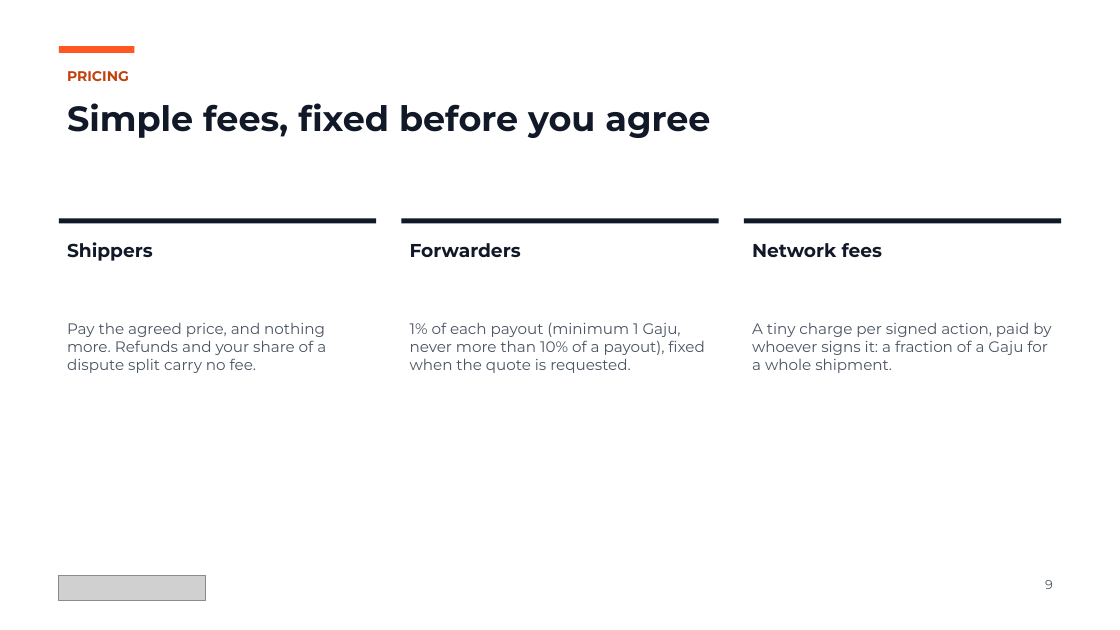
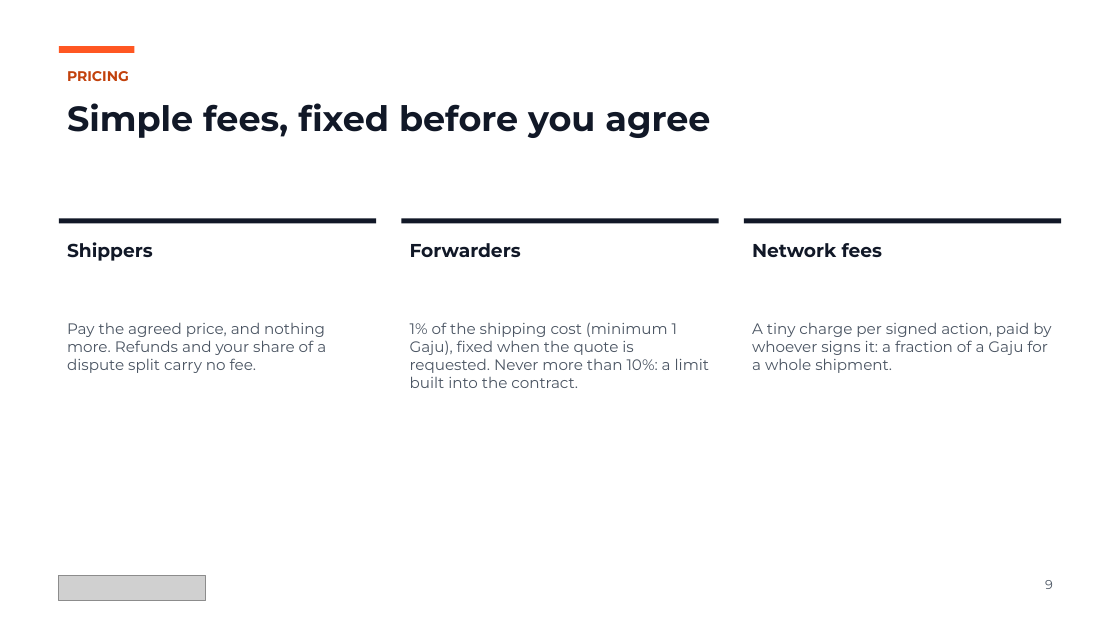
Before and after one commit to shanepreater/gajufreight, a slide deck: slide 9 of docs/pitch/gajufreight-pitch-deck.pptx. Drawn at 1120x630 pixels with LibreOffice and Linux fonts; fonts in the diff are those of the drawing; grey boxes stand for pictures. Boxes give left, top, right and bottom in pixels: in the first picture for what was removed or moved away, otherwise in the second. Text is boxed around its words. In the diff, an @@ line names an element or a change of style, - is before the commit and + after.

Commit message:
docs(pitch): state the 10% fee limit as the contract enforces it
The owner asked for the fee to read as 1% of the shipping cost with a
1 Gaju minimum, and a 10% ceiling fixed in the contract that no vote
can raise and that overrides the minimum. Checked against fee_due in
shipment-escrow.aes and in_bounds in platform.aes.

```diff
--- a/docs/pitch/gajufreight-pitch-deck.pptx
+++ b/docs/pitch/gajufreight-pitch-deck.pptx
@@ text at (410, 322, 709, 388): text changed @@
-1% of each payout (minimum 1 Gaju, never more than 10% of a payout), fixed when the quote is requested.
+1% of the shipping cost (minimum 1 Gaju), fixed when the quote is requested. Never more than 10%: a limit built into the contract.
```
Also in this commit, not shown: 1 other file.
